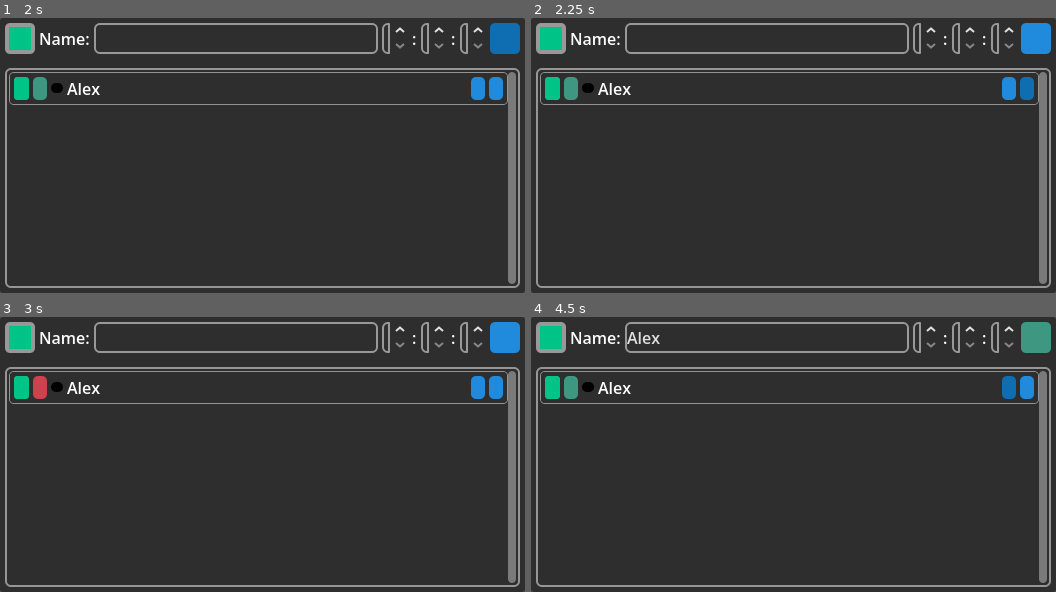
Above: before the commit, frames 1-4 (two rows, left to right).
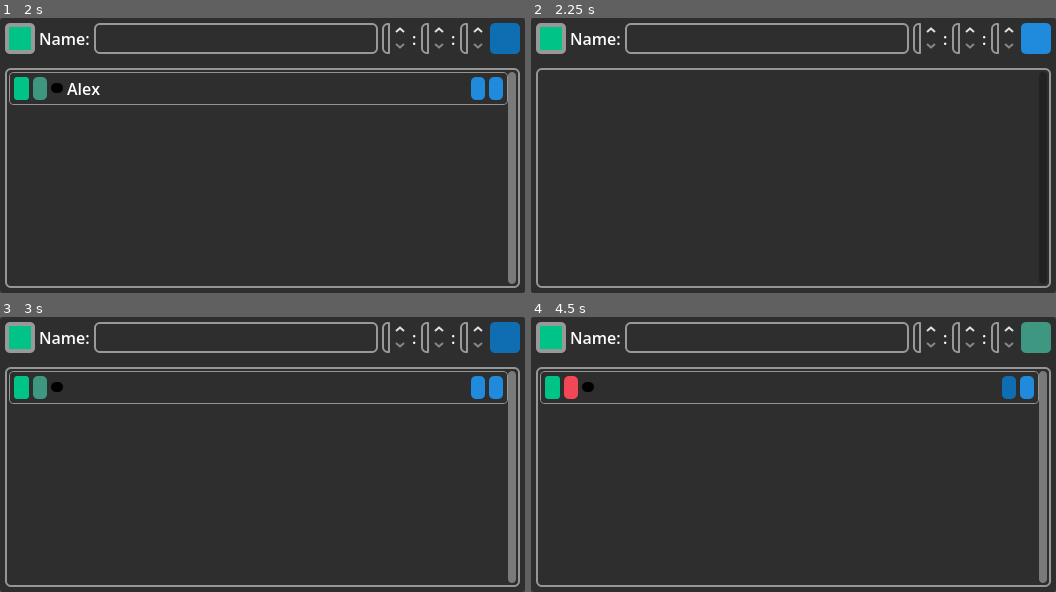
Above: after the commit, the same moments.

Repository: the0neWhoKnocks/godot.egg-timer
Game: Godot game, scene res://scenes/app.tscn
Two runs of this game, one before a commit and one after it. Both use one fixed random seed, a clock stepped at 60 frames per second and the inputs below.
Inputs (mouse positions are in pixels of both pictures, inside the frame that each line leads up to):
- Up to frame 1 (2 s): click (236, 37) at 0.52 s; type "Alex" at 0.6 s; click "+" at 1.25 s
- Up to frame 2 (2.25 s): click "" at 2 s
- Up to frame 3 (3 s): click "" (after the commit: "+") at 2.75 s
- Up to frame 4 (4.5 s): click "" (after the commit: "") at 3.5 s; click "" at 4.25 s

Frame 1 is identical in both runs. In frame 2, 3.0% of the frame differs, in the area x 1-99%, y 19-97%; in frame 3, 1.0%; in frame 4, 0.5%.
Error in both runs: Invalid access to property or key 'timers' on a base object of type 'Dictionary'. (res://scripts/AppConfig.gd:10)

Commit message:
feat: Delete existing timer

Diff:
--- a/scripts/App.gd
+++ b/scripts/App.gd
@@ -3,4 +3,5 @@
 var config: AppConfig = AppConfig.new()
 
 @warning_ignore_start("unused_signal")
+signal delete_timer(uid: String)
 signal edit_timer(uid: String)
--- a/scripts/AppConfig.gd
+++ b/scripts/AppConfig.gd
@@ -11,6 +11,10 @@
   else: timers = data["timers"]
 
 
+func delete_timer(uid: String) -> void:
+  if timers.erase(uid): save_file()
+
+
 func get_timer(uid: String) -> Dictionary:
   return timers[uid]
 
--- a/scripts/egg_timer.gd
+++ b/scripts/egg_timer.gd
@@ -61,6 +61,7 @@
 
   ctrl_btn.pressed.connect(_on_ctrl_btn_press)
   edit_btn.pressed.connect(_on_edit_btn_press)
+  delete_btn.pressed.connect(_on_delete_btn_press)
   App.config.timer_config_changed.connect(_on_config_change)
 
 
@@ -85,6 +86,11 @@
     prev_blink_secs = 0
     time_display.add_theme_color_override("font_color", timer_txt_color)
     update_display(hours, minutes, seconds)
+
+
+func _on_delete_btn_press() -> void:
+  App.config.delete_timer(uid)
+  queue_free()
 
 
 func _on_edit_btn_press() -> void:
